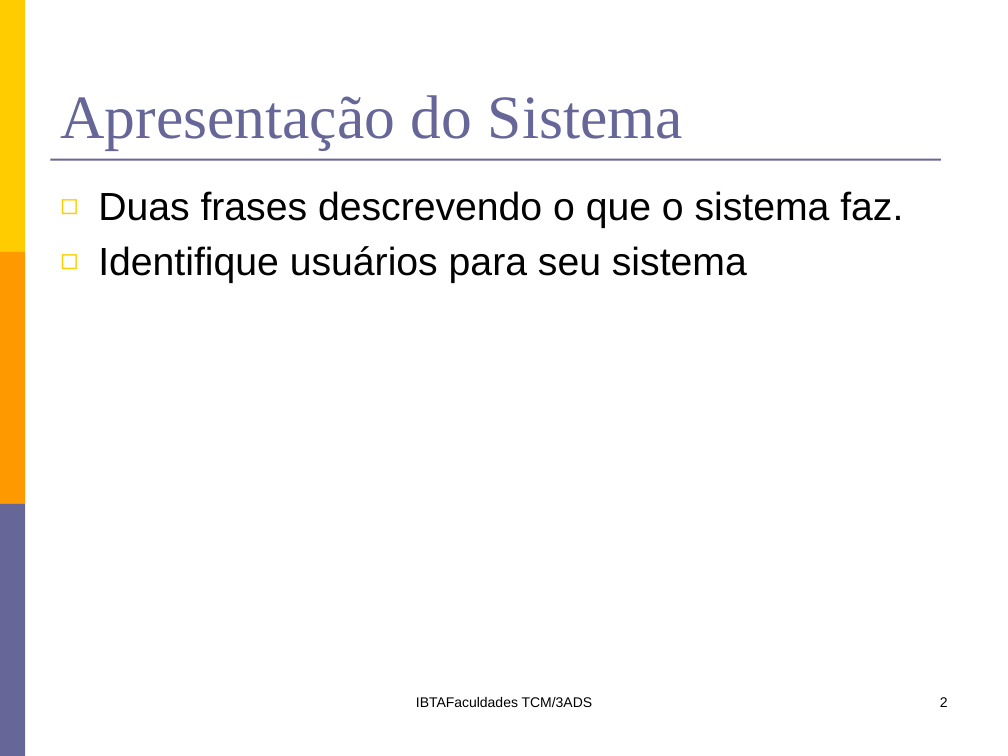
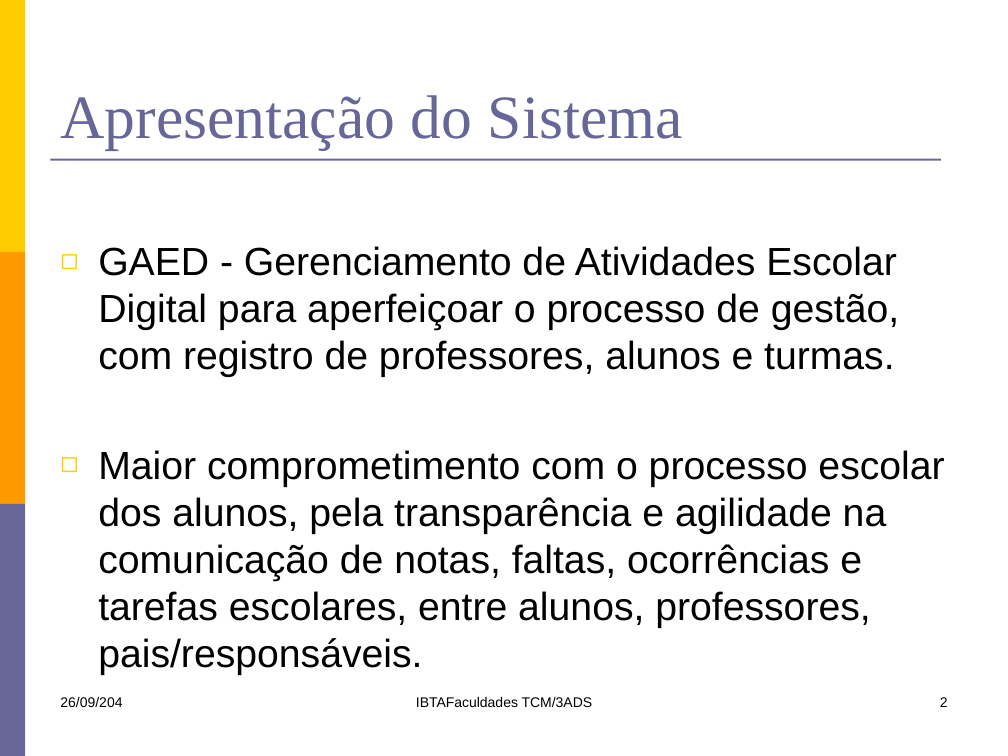
Before and after one commit to lfernandobra/pi5g1s14, a slide deck: slide 2 of documentacao/G5_Apresentacao2sem2014.pptx. Drawn at 1008x756 pixels with LibreOffice and Linux fonts; fonts in the diff are those of the drawing. Boxes give left, top, right and bottom in pixels: in the first picture for what was removed or moved away, otherwise in the second. Text is boxed around its words. In the diff, an @@ line names an element or a change of style, - is before the commit and + after.

```diff
--- a/documentacao/G5_Apresentacao2sem2014.pptx
+++ b/documentacao/G5_Apresentacao2sem2014.pptx
@@ text at (x1=98, y1=246, x2=944, y2=675): text changed @@
-◻ Duas frases descrevendo o que o sistema faz.
-◻ Identifique usuários para seu sistema
+◻ GAED - Gerenciamento de Atividades Escolar Digital para aperfeiçoar o processo de gestão, com registro de professores, alunos e turmas.
+◻ Maior comprometimento com o processo escolar dos alunos, pela transparência e agilidade na comunicação de notas, faltas, ocorrências e tarefas escolares, entre alunos, professores, pais/responsáveis.
@@ text added at (x1=60, y1=697, x2=122, y2=707), 10 pt, text #000000 @@
+26/09/204
```
Also in this commit, not shown: 3 other slides changed, 9 slides added.
